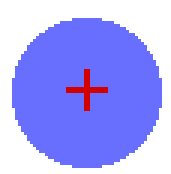
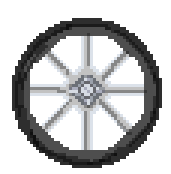
Before/after of a w=171, h=174 layered artwork. What changed in the layer stack:
showed group "bike tire" (4 layers) over bbox(12, 18, 162, 168)
painted on "Layer 4" over bbox(15, 21, 159, 165)
hid "refined-wheel-template" over bbox(12, 18, 162, 168)
